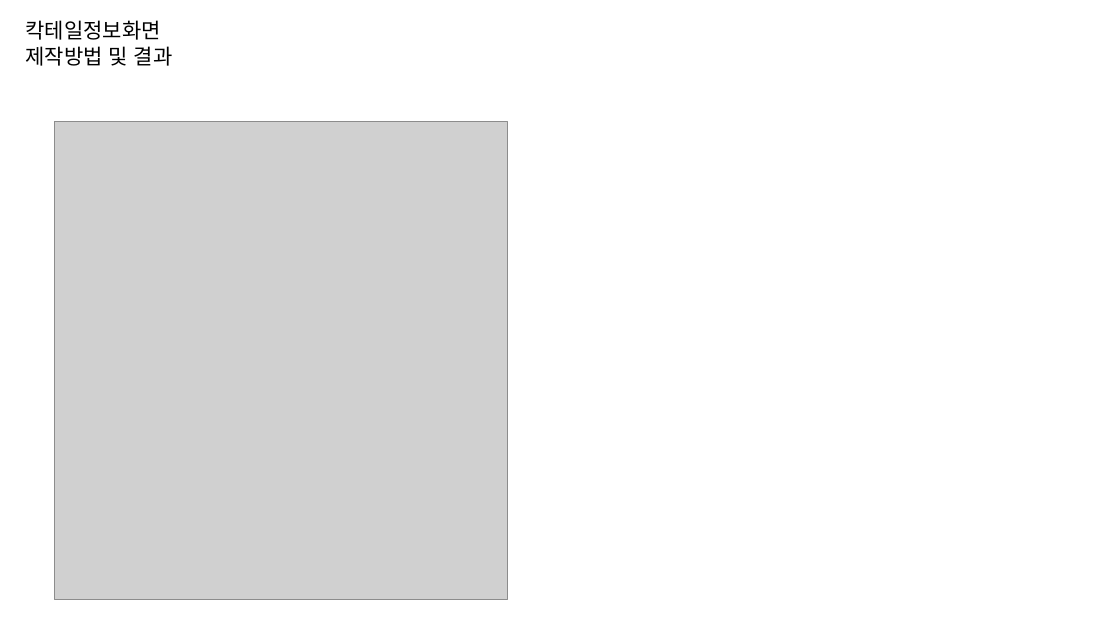
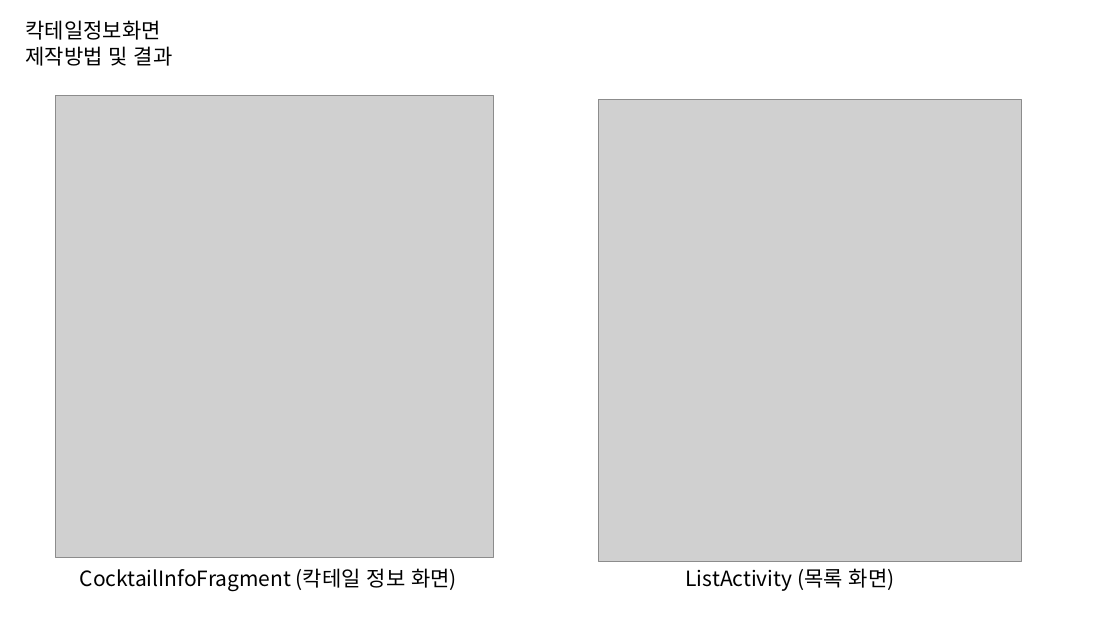
Before and after one commit to byungmeo/CockFit, a slide deck: slide 26 of Documents/4.제작보고서/제작보고서 자료.pptx. Drawn at 1120x630 pixels with LibreOffice and Linux fonts; fonts in the diff are those of the drawing; grey boxes stand for pictures. Boxes give left, top, right and bottom in pixels: in the first picture for what was removed or moved away, otherwise in the second. Text is boxed around its words. In the diff, an @@ line names an element or a change of style, - is before the commit and + after.

Commit message:
레시피화면 사진크기조절 / 레시피정보화면 제작보고서자료 업데이트

```diff
--- a/Documents/4.제작보고서/제작보고서 자료.pptx
+++ b/Documents/4.제작보고서/제작보고서 자료.pptx
@@ picture: place and size @@
-picture at bbox=[55, 122, 507, 600]
+picture at bbox=[55, 95, 493, 557]
@@ picture added at bbox=[598, 99, 1022, 561] @@
@@ text added at bbox=[80, 568, 457, 591], 18 pt, text #000000 @@
+CocktailInfoFragment (칵테일 정보 화면)
@@ text added at bbox=[686, 568, 895, 591], 18 pt, text #000000 @@
+ListActivity (목록 화면)
```
Also in this commit, not shown: 2 other slides changed, 7 slides added, 7 other files.
